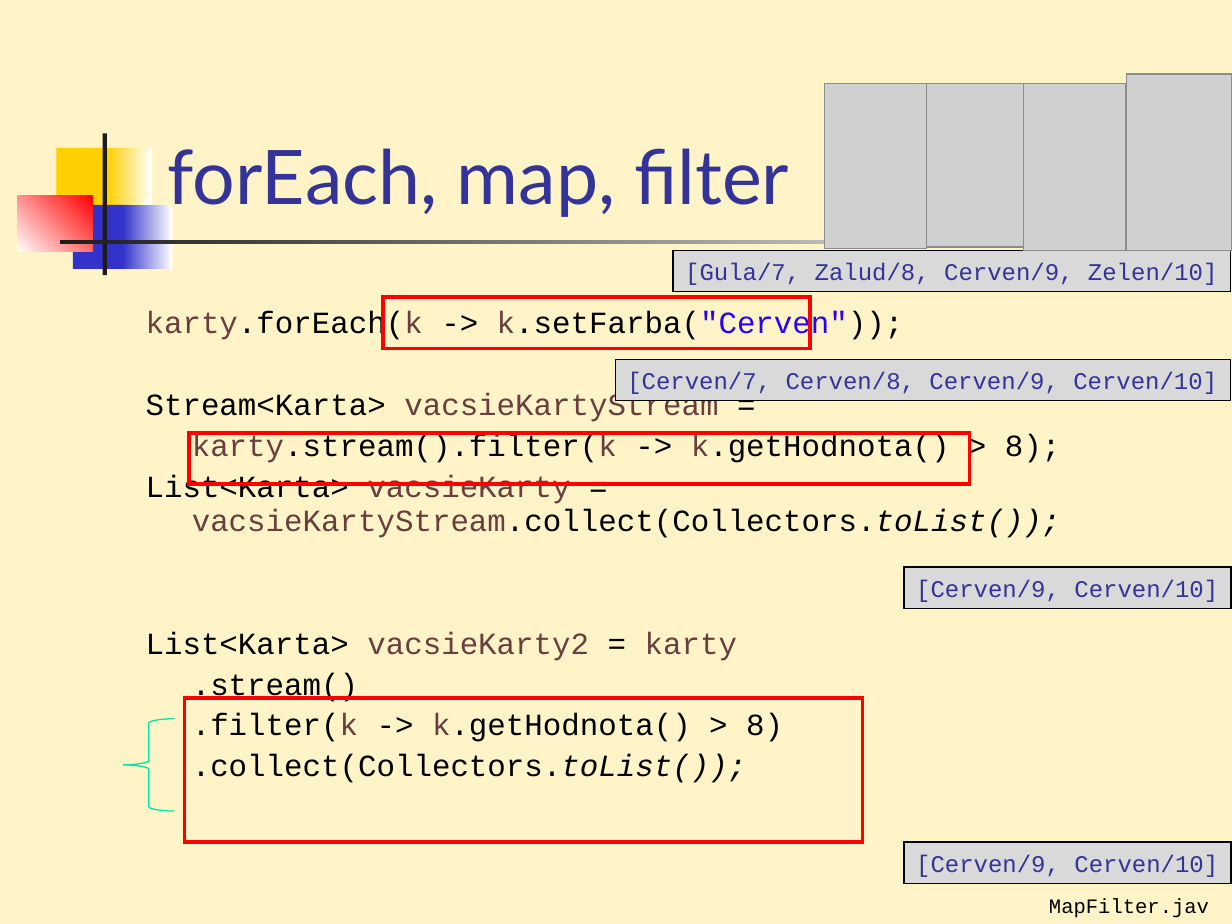
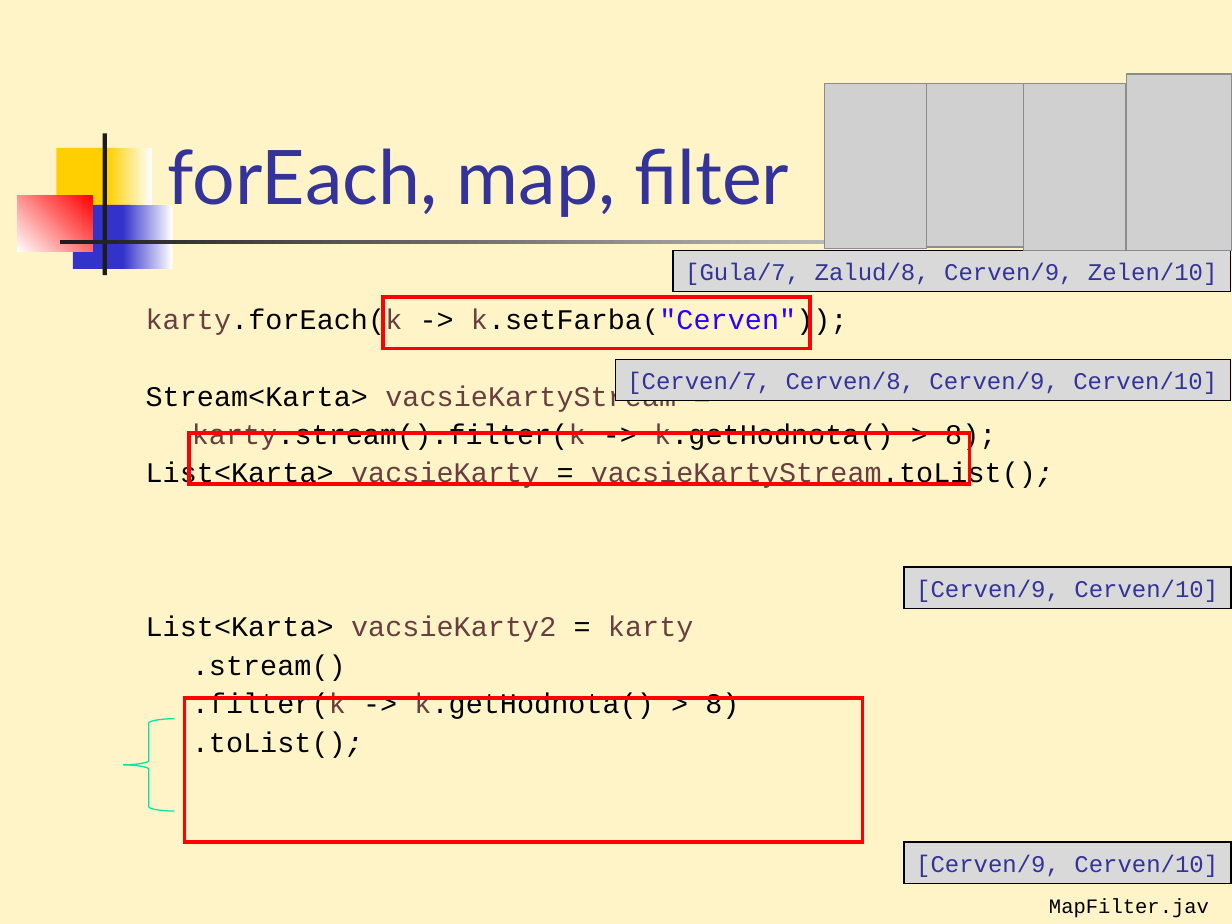
Before and after one commit to Programovanie4/Prednasky, a slide deck: slide 15 of 07/07_java.ppt. Drawn at 1232x924 pixels with LibreOffice and Linux fonts; fonts in the diff are those of the drawing; grey boxes stand for pictures. Boxes give left, top, right and bottom in pixels: in the first picture for what was removed or moved away, otherwise in the second. Text is boxed around its words. In the diff, an @@ line names an element or a change of style, - is before the commit and + after.

```diff
--- a/07/07_java.ppt
+++ b/07/07_java.ppt
@@ text at bbox=[146, 308, 996, 719]: size 18 to 16.6 pt in "karty.forEach(k -> k.setFarba("Cerven"));", "Stream<Karta> vacsieKartyStream =", "karty.stream().filter(k -> k.getHodnota() > 8);", "List<Karta> vacsieKarty2 = karty" and 2 more places @@
@@ text at bbox=[146, 462, 1053, 488]: text changed; size 18 to 16.6 pt; text colour #000000 to #6A3E3E @@
-List<Karta> vacsieKarty = vacsieKartyStream.collect(Collectors.toList());
+List<Karta> vacsieKarty = vacsieKartyStream.toList();
@@ text at bbox=[192, 731, 363, 758]: text changed; size 18 to 16.6 pt @@
-.collect(Collectors.toList());
+.toList();
```
Also in this commit, not shown: 12 other slides changed, 3 other files.
